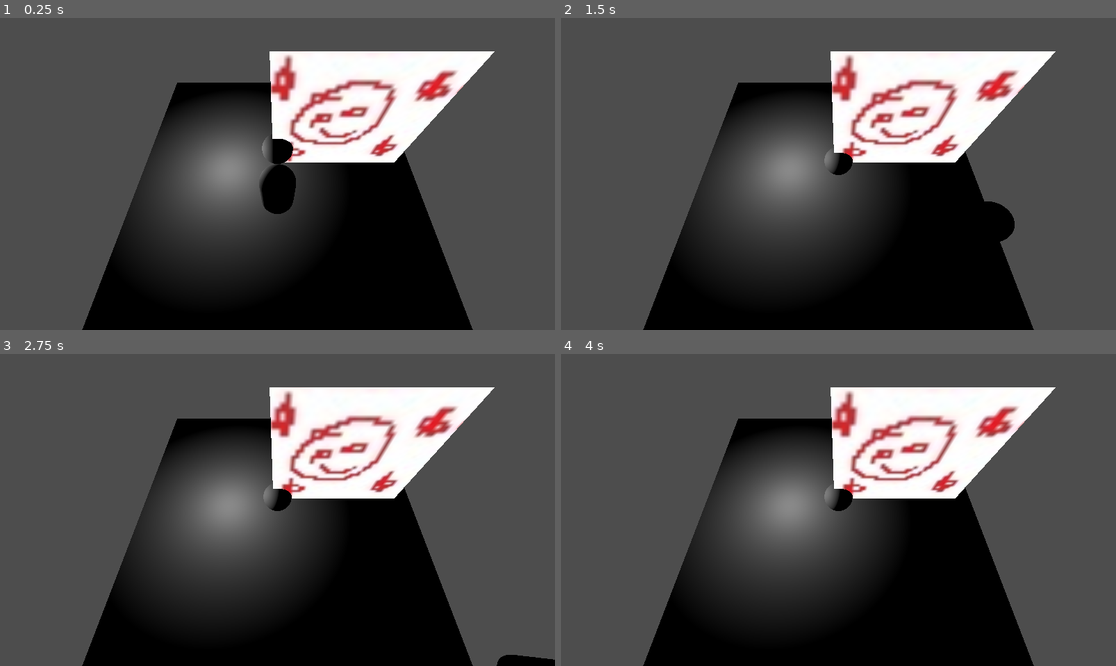
Above: before the commit, frames 1-4 (two rows, left to right).
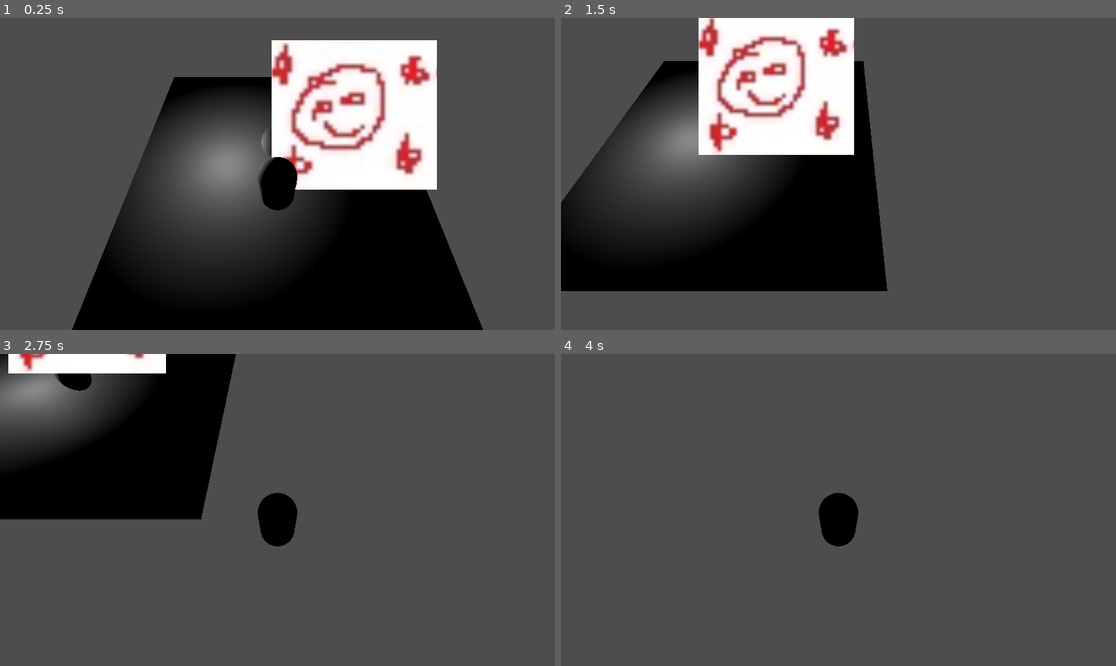
Above: after the commit, the same moments.

Repository: phil-shenk/clown-delivery-game
Game: Godot game, scene res://main.tscn
The game is run twice, just before and just after one commit, with the same random seed, the same clock (stepped at 60 frames per second) and the same inputs.
Inputs:
- Up to frame 1 (0.25 s): no input
- Up to frame 2 (1.5 s): tap Enter (ui_accept) at 0.5, 0.77 s; hold Right (ui_right) 0.53-1.28 s; hold Down (ui_down) from 1.28 s (still down)
- Up to frame 3 (2.75 s): tap Enter (ui_accept) at 1.52 s; release Down (ui_down) at 2.03 s; hold Right (ui_right) from 2.03 s (still down)
- Up to frame 4 (4 s): release Right (ui_right) at 2.78 s; hold Up (ui_up) 2.78-3.53 s; tap Enter (ui_accept) at 3.02, 3.5, 3.77 s; hold Left (ui_left) from 3.53 s (still down)

The runs differ from the first frame. In frame 1, 12% of the frame differs, in the area x 13-90%, y 7-100%; in frame 2, 58%; in frame 3, 59%, in the area x 0-100%, y 0-100%; in frame 4, 42%.

Commit message:
enable y-billboarding

Diff:
--- a/main.tscn
+++ b/main.tscn
@@ -40,9 +40,6 @@
 [node name="CollisionShape3D" type="CollisionShape3D" parent="Ball"]
 shape = SubResource("SphereShape3D_7nqyd")
 
-[node name="Camera3D" type="Camera3D" parent="."]
-transform = Transform3D(1, 0, 0, 0, 0.5, 0.866025, 0, -0.866025, 0.5, 0, 7, 4)
-
 [node name="OmniLight3D" type="OmniLight3D" parent="."]
 transform = Transform3D(1, 0, 0, 0, 1, 0, 0, 0, 1, -1.85284, 1.73303, 0)
 
@@ -57,6 +54,10 @@
 [node name="MeshInstance3D" type="MeshInstance3D" parent="Player"]
 mesh = SubResource("CapsuleMesh_n1bws")
 
+[node name="Camera3D" type="Camera3D" parent="Player"]
+transform = Transform3D(1, 0, 0, 0, 0.5, 0.866025, 0, -0.866025, 0.5, 0, 5, 2.51854)
+
 [node name="Sprite3D" type="Sprite3D" parent="."]
 transform = Transform3D(10.575, 0, 0, 0, 10.575, 0, 0, 0, 10.575, 2.01513, 2.83659, 0)
+billboard = 1
 texture = ExtResource("3_ew4sl")
